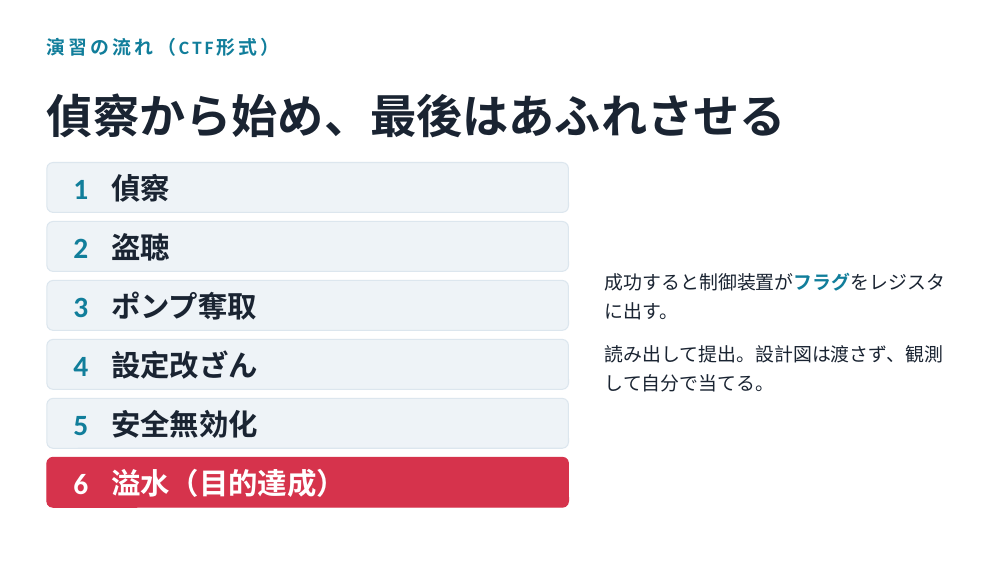
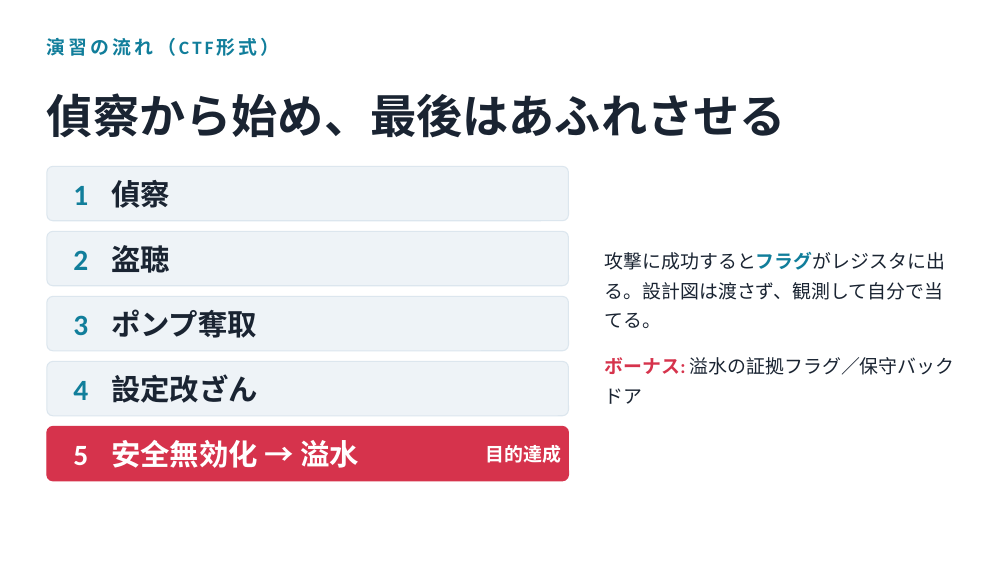
Before and after one commit to Tivo0921/ot-modbus-ctf, a slide deck: slide 7 of slides/ot-intro.pptx. Drawn at 1008x567 pixels with LibreOffice and Linux fonts; fonts in the diff are those of the drawing. Boxes give left, top, right and bottom in pixels: in the first picture for what was removed or moved away, otherwise in the second. Text is boxed around its words. In the diff, an @@ line names an element or a change of style, - is before the commit and + after.

```diff
--- a/slides/ot-intro.pptx
+++ b/slides/ot-intro.pptx
@@ rounded rectangle: place and size @@
-rounded rectangle at [47, 163, 569, 212]
+rounded rectangle at [47, 166, 569, 221]
@@ text "1": place and size @@
-text "1" at [73, 180, 88, 199]
+text "1" at [73, 186, 88, 205]
@@ text "偵察": place and size @@
-text "偵察" at [111, 174, 170, 202]
+text "偵察" at [111, 180, 170, 208]
@@ rounded rectangle: place and size @@
-rounded rectangle at [47, 222, 569, 271]
+rounded rectangle at [47, 231, 569, 286]
@@ text "2": place and size @@
-text "2" at [73, 238, 88, 258]
+text "2" at [73, 250, 88, 270]
@@ text "盗聴": place and size @@
-text "盗聴" at [111, 233, 170, 261]
+text "盗聴" at [111, 245, 170, 273]
@@ text at [605, 252, 955, 404]: text changed @@
-成功すると制御装置がフラグをレジスタに出す。
-読み出して提出。設計図は渡さず、観測して自分で当てる。
+攻撃に成功するとフラグがレジスタに出る。設計図は渡さず、観測して自分で当てる。
+ボーナス: 溢水の証拠フラグ／保守バックドア
@@ rounded rectangle: place and size @@
-rounded rectangle at [47, 281, 569, 330]
+rounded rectangle at [47, 296, 569, 351]
@@ text "3": place and size @@
-text "3" at [73, 297, 88, 317]
+text "3" at [73, 315, 88, 335]
@@ text "ポンプ奪取": place and size @@
-text "ポンプ奪取" at [111, 291, 257, 320]
+text "ポンプ奪取" at [111, 309, 257, 338]
@@ proportions changed in 4 elements at [47, 166, 569, 221], [47, 231, 569, 286], [47, 296, 569, 351], [47, 361, 569, 416] @@
@@ rounded rectangle: place and size @@
-rounded rectangle at [47, 340, 569, 389]
+rounded rectangle at [47, 361, 569, 416]
@@ text "4": place and size @@
-text "4" at [73, 357, 88, 376]
+text "4" at [73, 381, 88, 400]
@@ text "設定改ざん": place and size @@
-text "設定改ざん" at [111, 350, 258, 379]
+text "設定改ざん" at [111, 374, 258, 403]
@@ rounded rectangle: place and size @@
-rounded rectangle at [47, 399, 569, 448]
+rounded rectangle at [47, 426, 569, 481]
@@ rounded rectangle at [47, 426, 569, 481]: fill #EEF3F7 to #D6334C; outline #DCE6EE 1 pt to #D6334C 1 pt; proportions changed @@
@@ text "5": place and size @@
-text "5" at [73, 416, 88, 435]
+text "5" at [73, 446, 88, 465]
@@ text "5" at [73, 446, 88, 465]: text colour #117E9B to #FFFFFF @@
@@ text at [111, 440, 360, 468]: text changed; text colour #1A2432 to #FFFFFF @@
-安全無効化
+安全無効化 → 溢水
@@ text at [485, 445, 561, 463]: text changed; size 28 to 18 pt @@
-溢水（目的達成）
+目的達成
@@ rounded rectangle removed at [47, 457, 569, 507] @@
@@ text removed at [73, 474, 88, 494] @@
-6
```
Also in this commit, not shown: 3 other files.
